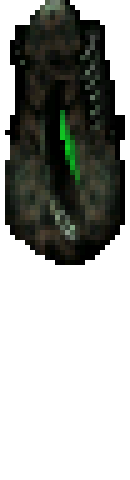
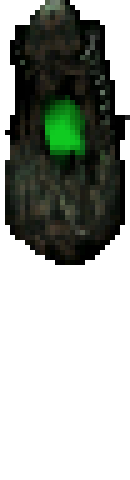
The second 130 x 480 image is a revision of the first. Changes to its layers:
added layer "Warstwa 3" above "Warstwa 2" over <box>25,60,130,240</box>
hid "Warstwa 0" over <box>25,60,110,240</box>
